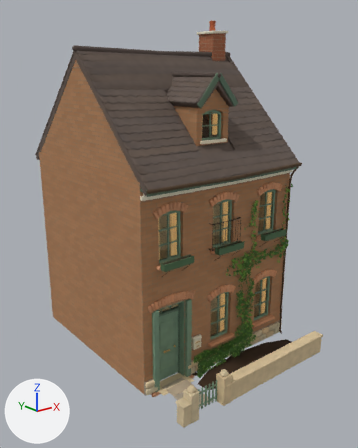
A saved change to the Blender file assets/models/source/houses/storybook/Opposite_Opposite1_2.blend.
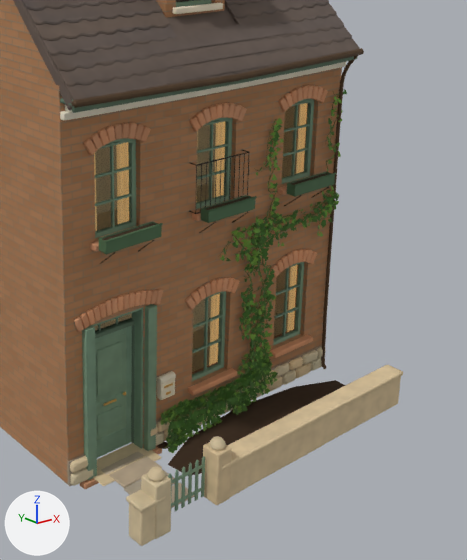
The first picture shows the older version from a 50 mm lens placed at (-10.0, -8.56, 9.17), pointed at (-0.1, 3.82, 4.22). The close-ups show the older and then the newer version on the part from 30% to 100% of the width and 30% to 97% of the height of that picture. Only the edits that show in the close-ups are written down. The lights are fixed; the arrows at lower left show +X, +Y and +Z.

Names of what the first close-up shows: 'Beet', 'Dach Dachflächen', 'Dach Ziegelreihen', 'Dachrinne und Fallrohr', 'Fassade', 'Fenster 2 Glas', 'Gartenmauer', 'Haustür Tür und Rahmen', 'Seitenwand links', 'Sockelsteine', 'ivy', 'ivy_young', 'stem' and 37 more.
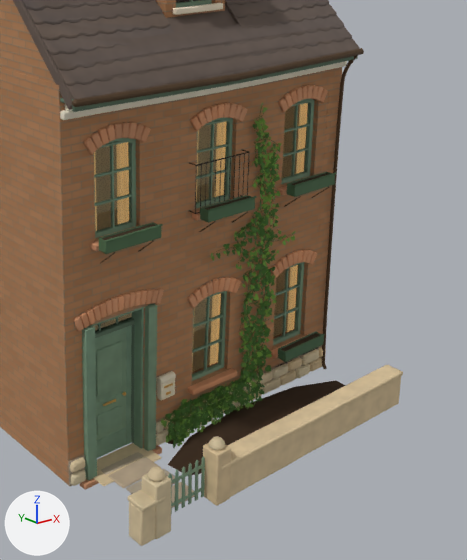
Location of each change, (x1, y1, x2, y2) in pixels of the close-ups (467 x 560 px; the box of a moved part takes in the faces that stretch with it):
'ivy', reshaped (35% narrower, 11% shorter)
    before: (161, 89, 347, 452)
    after: (165, 124, 285, 448)
'ivy_young', reshaped (26% narrower)
    before: (161, 96, 343, 453)
    after: (161, 103, 296, 446)
'Fenster unten 1 Blumenkasten', added (green)
    after: (278, 332, 325, 362)
'Fenster unten 1 Blumenkasten Erde', added
    after: (281, 333, 320, 351)
part 1 of me_stem, deleted
    before: (165, 93, 339, 447)
part 2 of me_stem, moved or reshaped
    before: (165, 92, 339, 448)
    after: (165, 107, 293, 442)
part 3 of me_ivy, deleted
    before: (161, 89, 347, 452)
part 4 of me_ivy, moved or reshaped
    before: (166, 162, 284, 451)
    after: (165, 124, 285, 448)
part 5 of me_ivy_young, deleted
    before: (164, 96, 343, 453)
part 6 of me_ivy_young, reshaped
    before: (161, 147, 281, 442)
    after: (161, 103, 296, 446)

Edits to the bpy script that builds the scene:
```text
Change me_stem:
    used by ob_stem; location = (0.0, 0.0, 0.0)
    remove me_stem.from_pydata(...)  # 34462 vertices, 32195 faces; spans x -1.19..2.96, y 1.57..1.76, z -0.02..5.52
    add me_stem.from_pydata(...)  # 26576 vertices, 24902 faces; spans x -1.14..1.81, y 1.57..1.76, z -0.01..5.54
    me_stem part 1: 1599 loose pieces with 10922 vertices, spanning x -1.13..2.96, y 1.57..1.75, z -0.01..5.52, are deleted
    me_stem part 2: 821 vertices moved within x -1.12..1.43, y 1.59..1.75, z 0.03..4.9; 21148 vertices removed from x -1.19..2.94, y 1.57..1.76, z -0.02..5.52; 24184 vertices added at x -1.14..1.81, y 1.57..1.76, z -0.01..5.54
    other edits to the shape of me_stem do not show in these pictures
Change me_ivy_young:
    used by ob_ivy_young; location = (0.0, 0.0, 0.0)
    remove me_ivy_young.from_pydata(...)  # 7306 vertices, 12364 faces; spans x -1.2..3.04, y 1.51..1.75, z -0.11..5.52
    add me_ivy_young.from_pydata(...)  # 5876 vertices, 9944 faces; spans x -1.2..1.87, y 1.53..1.74, z -0.08..5.6
    me_ivy_young part 5: 462 loose pieces with 6006 vertices, spanning x -1.19..3.04, y 1.51..1.75, z -0.11..5.52, are deleted
    me_ivy_young part 6: 34 vertices moved within x -1.11..1.07, y 1.58..1.71, z 0.02..3.46; 837 vertices removed from x -1.2..1.45, y 1.52..1.74, z -0.04..4.76; 5413 vertices added at x -1.2..1.87, y 1.53..1.74, z -0.08..5.6
    other edits to the shape of me_ivy_young do not show in these pictures
Change me_ivy:
    used by ob_ivy; location = (0.0, 0.0, 0.0)
    remove me_ivy.from_pydata(...)  # 17329 vertices, 29326 faces; spans x -1.19..3.0, y 1.51..1.75, z -0.12..5.52
    add me_ivy.from_pydata(...)  # 12246 vertices, 20724 faces; spans x -1.16..1.61, y 1.51..1.74, z -0.05..5.25
    me_ivy part 3: 799 loose pieces with 10387 vertices, spanning x -1.19..3.0, y 1.51..1.75, z -0.12..5.52, are deleted
    me_ivy part 4: 280 vertices moved within x -1.06..1.51, y 1.54..1.72, z -0.04..4.48; 5827 vertices removed from x -1.17..1.56, y 1.51..1.75, z -0.09..4.55; 11131 vertices added at x -1.16..1.61, y 1.51..1.74, z -0.05..5.25
    other edits to the shape of me_ivy do not show in these pictures
Add me_fenster_unten_1_blumenkasten_erde:
    me_fenster_unten_1_blumenkasten_erde.from_pydata(...)  # 24 vertices, 22 faces; spans x 1.505..2.488, y 1.423..1.582, z 0.889..0.947
    me_fenster_unten_1_blumenkasten_erde.polygons.foreach_set('use_smooth', [True] * 22)
    me_fenster_unten_1_blumenkasten_erde.materials.append(mat_erde)
Add me_fenster_unten_1_blumenkasten:
    me_fenster_unten_1_blumenkasten.from_pydata(...)  # 96 vertices, 84 faces; spans x 1.458..2.537, y 1.386..1.604, z 0.757..0.987
    me_fenster_unten_1_blumenkasten.polygons.foreach_set('use_smooth', [True] * 84)
    me_fenster_unten_1_blumenkasten.materials.append(mat_lack_blumenkasten_grün)
Add ob_fenster_unten_1_blumenkasten_erde:
    ob_fenster_unten_1_blumenkasten_erde = bpy.data.objects.new('Fenster unten 1 Blumenkasten Erde', me_fenster_unten_1_blumenkasten_erde)
    ob_fenster_unten_1_blumenkasten_erde.location = (0.0, 0.0, 0.0)
Add ob_fenster_unten_1_blumenkasten:
    ob_fenster_unten_1_blumenkasten = bpy.data.objects.new('Fenster unten 1 Blumenkasten', me_fenster_unten_1_blumenkasten)
    ob_fenster_unten_1_blumenkasten.location = (0.0, 0.0, 0.0)
    _m = ob_fenster_unten_1_blumenkasten.modifiers.new('Weiche Kanten', 'BEVEL')
    _m.width = 0.0128
    _m.width_pct = 0.0128
    _m.angle_limit = 0.698
```
